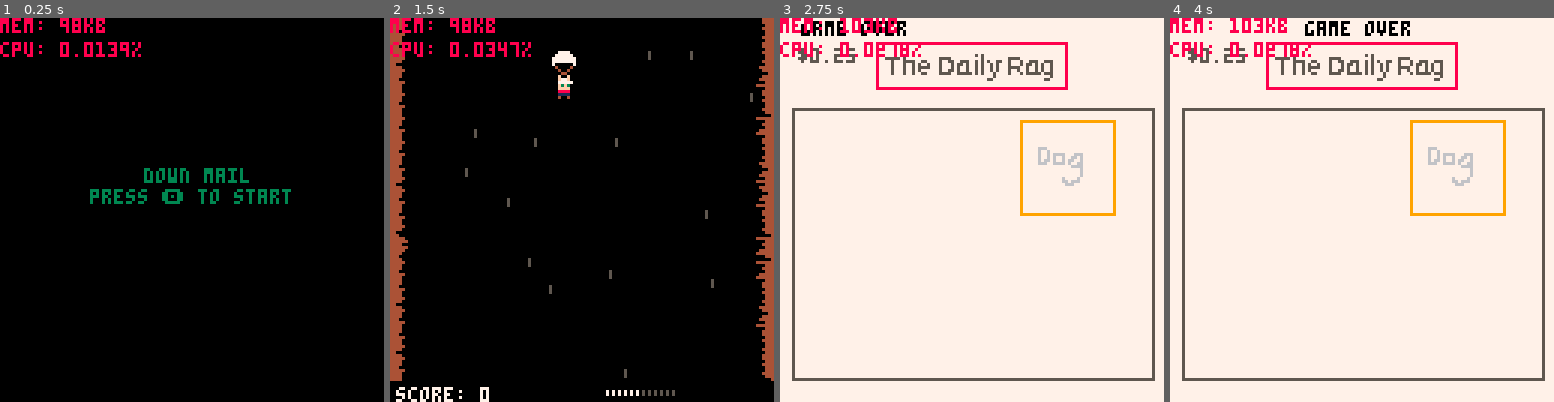
Above: before the commit, frames 1-4 (left to right).
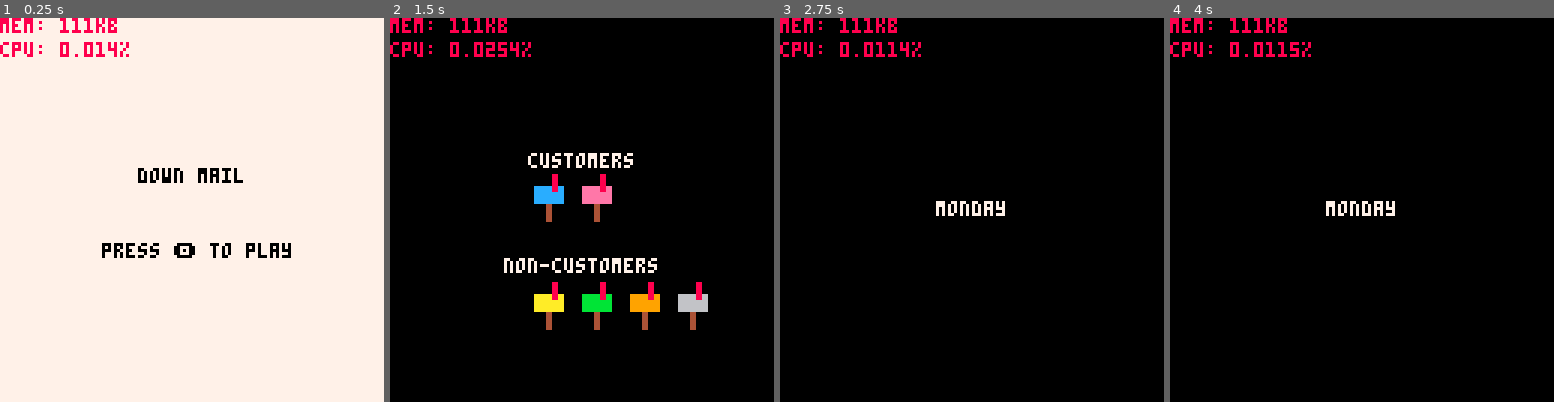
Above: after the commit, the same moments.

Repository: sugarvoid/down-mail
Game: PICO-8 cartridge down_mail.p8
Same seed, same stepped clock (60 frames per second), same inputs: the game is played once before the commit and once after it.
Inputs:
- Up to frame 1 (0.25 s): no input
- Up to frame 2 (1.5 s): tap X (X key) at 0.33, 1.07 s; tap O (Z key) at 0.7 s
- Up to frame 3 (2.75 s): hold Right 1.6-2.1 s; tap O (Z key) at 1.7, 2.1, 2.5 s; tap X (X key) at 1.85 s; hold Up 2.15-2.42 s; hold Right from 2.47 s (still down)
- Up to frame 4 (4 s): tap O (Z key) at 2.9, 3.3, 3.7 s; tap X (X key) at 2.97 s; release Right at 3.03 s; hold Left 3.08-3.58 s; hold Down 3.63-3.97 s

The runs differ from the first frame. In frame 1, 98% of the frame differs, in the area x 0-100%, y 0-100%; in frame 2, 11%; in frame 3, 98%; in frame 4, 98%.

Commit message:
Work on adding intro and day screen

Diff:
--- a/down_mail.p8
+++ b/down_mail.p8
@@ -43,10 +43,10 @@
 00000000000000000000000000000000000000003333333300000000000000000000000000000000000070000000000044400000000000040088990000000000
 00000000000000000000000000000000000000003444444300000000000000000000000000000000000700000004440044444000004444440889990000000000
 00000000000766000066660000667000000000004444444400000000000000000000000000000000006666000044454044444400000004440809900000000000
-00777700000776000067760000677000070000704454444400000000000000000000000004447740056665000044554044440000000044440880900000000000
-00677600000776000077770000677000007777000445540000000000000000000000000004f44440055665000044554044444400000004440800900000000000
-006666000007660000000000006670000700007000054400000000000000000000000000044f4440005666000044444044444000000444440000900000000000
-00000000000000000000000000000000000000000000000000000000000000000000000004444440006666000000000044440000004444440000900000000000
+0077770000077600006776000067700007000070445444440000000000000000000000000fff77f0056665000044554044440000000044440880900000000000
+0067760000077600007777000067700000777700044554000000000000000000000000000f4ffff0055665000044554044444400000004440800900000000000
+0066660000076600000000000066700007000070000544000000000000000000000000000ff4fff0005666000044444044444000000444440000900000000000
+0000000000000000000000000000000000000000000000000000000000000000000000000ffffff0006666000000000044440000004444440000900000000000
 00000000000000000000000000000000000000000000000000000000000000000000000000000000005555000000000044400000000004440000000000000000
 00000000008888000000000000000000000000000000000000000000000000000000000000000000000000000000000000000000000000000000000000000000
 00777400088888800000000066006606060666666066606600000000000000000000000000000000000000000000000000000000000000000000000000000000
--- a/src/main.lua
+++ b/src/main.lua
@@ -1,7 +1,10 @@
+
+
+
 cols={12,14,10,11,9,6} --"b","y","p","g"}
-customers={}
-non_customers={}
-g_state=0
+customers={12,14}
+non_customers={10,11,9,6}
+
 mb_spawn=0
 avil_yx={7,16,25,34,43,52,61,70,79,88,97,106,113}
 next_mb=0
@@ -12,6 +15,19 @@
 ending=0
 end_spr={64,68,72,76,128,132,136,140}
 objects={back={},front={}}
+day=1
+days={"monday","tuesday","wednesday","thursday", "friday", "saturday", "sunday"}
+intro_t=60
+day_t=60
+gamestates = {
+    title = "t",
+    day_intro = "di",
+    day_title = "dt",
+    game = "g",
+    gameover = "go"
+}
+g_state=gamestates.title
+
 
 function update_objects()
     for o in all(objects.front) do
@@ -40,21 +56,34 @@
 end
 
 function _update()
-    if g_state==0 then
-        if btnp(🅾️) then g_state=1 end
-    elseif g_state==1 then
+    if g_state==gamestates.title then
+        if btnp(🅾️) then
+            --g_state=1
+            g_state=gamestates.day_intro
+            end
+        elseif g_state==gamestates.day_intro then
+            update_intro()
+        elseif g_state==gamestates.day_title then
+            update_day()
+    elseif g_state==gamestates.game  then
         update_play()
-    elseif g_state==2 then
+    elseif g_state==gamestates.gameover  then
         update_gameover()
     end
 end
 
 function _draw()
-    if g_state==0 then
+    if g_state==gamestates.title then
         draw_title()
-    elseif g_state==1 then
+        --draw_day()
+        --draw_intro()
+        elseif g_state==gamestates.day_intro then
+            draw_intro()
+        elseif g_state==gamestates.day_title then
+            draw_day()
+    elseif g_state==gamestates.game then
         draw_play()
-    elseif g_state==2 then
+    elseif g_state==gamestates.gameover  then
         draw_gameover()
     end
     print("mem: "..flr(stat(0)).."kb", 0, 0, 8)
@@ -99,6 +128,20 @@
     end
 end
 
+function update_intro()
+    intro_t-=1
+    if intro_t <= 0 then
+        g_state=gamestates.day_title
+    end
+end
+
+function update_day()
+    day_t-=1
+    if day_t <= 0 then
+        g_state=gamestates.game
+    end
+end
+
 function draw_play()
     cls(0)
     for o in all(objects.back) do
@@ -131,9 +174,34 @@
 end
 
 function draw_title()
+    cls(7)
+    print("down mail",hcenter("down mail"),50,0)
+    print("press 🅾️ to play",hcenter("press 🅾️ to play"),75,0)
+end
+
+function draw_intro()
+    cls()
+    print("customers",hcenter("customers"),45,7)
+    print("non-customers",hcenter("non-customers"),80,7)
+    --TODO: figure out how to center sprites
+    for k,v in pairs(customers) do
+        pal(6, v)
+        sspr(32, 8, 8, 8, 30+(16*k), 52, 16, 16)
+        --spr(20, 30+(8*k), 52)
+        pal()
+    end
+
+    for k,v in pairs(non_customers) do
+        pal(6, v)
+        sspr(32, 8, 8, 8, 30+(16*k), 88, 16, 16)
+        --spr(20, 30+(8*k), 88)
+        pal()
+    end
+end
+
+function draw_day()
     cls(0)
-    print("down mail",48,50,3)
-    print("press 🅾️ to start",30,57,3)
+    print(days[day],hcenter(days[day]),vcenter(days[day]),7)
 end
 
 function is_colliding(a,b)
@@ -178,3 +246,18 @@
 function print_debug(str)
     printh("debug: " .. str, 'debug.txt')
 end
+
+function hcenter(s)
+    -- screen center minus the
+    -- string length times the
+    -- pixels in a char's width,
+    -- cut in half
+    return 64-#s*2
+  end
+
+  function vcenter(s)
+    -- screen center minus the
+    -- string height in pixels,
+    -- cut in half
+    return 61
+  end
--- a/src/package.lua
+++ b/src/package.lua
@@ -0,0 +1,51 @@
+packages={}
+
+package={}
+package.__index=package
+
+function package:new()
+    local _r=setmetatable({},package)
+    _r.x=0
+    _r.y=-40
+    _r.img=41
+    _r.speed=rnd({1,2,3})
+    return _r
+end
+
+function package:update()
+    self.y+=self.speed
+    if self.y>=130 then
+        del(objects.front,self)
+    end
+    if is_colliding(p1,self) then
+        del(objects.front,self)
+        p1:update_letters(5)
+    end
+    if self.x<=5 then
+    end
+end
+
+function package:draw()
+    spr(self.img,self.x,self.y)
+end
+
+
+function spawn_package()
+    --get random x
+    -- make sure there isn't already a mailbox with that x
+
+    --spawn package higher than 0,
+    -- show indicator
+    -- hide indicator
+
+    new_package=package:new()
+    new_package.x=rnd(avil_yx)
+    --flr(rnd(108))+10
+
+    add(objects.front,new_package)
+    reset_package_timer()
+end
+
+function reset_package_timer()
+    next_package=70+rnd(10)
+end
--- a/src/player.lua
+++ b/src/player.lua
@@ -1,25 +1,25 @@
 --font_col={12,10}
 
-clothing={}
-clothing.__index=clothing
+clothing = {}
+clothing.__index = clothing
 
 function clothing:new()
-    local _c=setmetatable({},clothing)
-    _c.x=0
-    _c.y=0
-    _c.img=nil
-    _c.fall_speed=3
+    local _c = setmetatable({}, clothing)
+    _c.x = 0
+    _c.y = 0
+    _c.img = nil
+    _c.fall_speed = 3
     return _c
 end
 
 function clothing:draw()
-    spr(self.img,self.x,self.y)
+    spr(self.img, self.x, self.y)
 end
 
 function clothing:update()
-    self.y+=self.fall_speed
-    if self.y>130 then
-        del(letters,self)
+    self.y += self.fall_speed
+    if self.y > 130 then
+        del(letters, self)
     end
 end
 
@@ -45,90 +45,90 @@
 end
 
 function swap(table)
-    if count(table)>=2 then
+    if count(table) >= 2 then
         sfx(9)
-        table[1],table[2]=table[2],table[1]
+        table[1], table[2] = table[2], table[1]
     end
 end
 
 function get_input(p)
     if btn(➡️) then
-        p.x+=1.5
-        p.facing_l=false
+        p.x += 1.5
+        p.facing_l = false
     elseif btn(⬅️) then
-        p.x-=1.5
-        p.facing_l=true
+        p.x -= 1.5
+        p.facing_l = true
     end
 
     if btnp(⬆️) then
-        p.is_chute_open=true
+        p.is_chute_open = true
     elseif btnp(⬇️) then
-        p.is_chute_open=false
+        p.is_chute_open = false
     end
 
     if btnp(🅾️) then
         p:throw()
         --explode(p.x,p.y,3,4,7)
-
-        end
+    end
     if btnp(❎) then
-        p.ring=0
-        p.letters+=1
+        --p.ring = 0
+        --p.letters += 1
+        spawn_package()
         --swap(font_col)
     end
 end
 
-p1={
-    type="player",
-    x=54,
-    y=54,
-    score=0,
+p1 = {
+    type = "player",
+    x = 54,
+    y = 54,
+    score = 0,
     letters = 5,
-    selected_letter=0,
-    is_alive=true,
-    sprite_a=1,
-    sprite_b=2,
-    img=nil,
-    facing_l=false,
-    is_chute_open=true,
-    chute_spr=nil,
-    chute_open_spr=7,
-    life=3,
-    thr_anmi=0,
+    selected_letter = 0,
+    is_alive = true,
+    sprite_a = 1,
+    sprite_b = 2,
+    img = nil,
+    facing_l = false,
+    is_chute_open = true,
+    chute_spr = nil,
+    chute_open_spr = 7,
+    life = 3,
+    thr_anmi = 0,
     --ring=16,
-    draw=function(self)
+    draw = function(self)
         if self.is_alive then
             --if self.ring<=15 then
-                --circ(self.x+4,self.y,self.ring,font_col[1])
+            --circ(self.x+4,self.y,self.ring,font_col[1])
             --end
             --pal(7,font_col[1])
-            spr(self.img,self.x,self.y,1,1,self.facing_l)
-            spr(self.chute_spr,self.x,self.y-8)
+            spr(self.img, self.x, self.y, 1, 1, self.facing_l)
+            spr(self.chute_spr, self.x, self.y - 8)
             --pal()
         else
-            spr(49,self.x,self.y)
-        end
-    end,
-
-    update=function(self)
+            spr(49, self.x, self.y)
+        end
+    end,
+
+    update = function(self)
         get_input(self)
         if self.is_chute_open then
-            self.chute_spr=self.chute_open_spr
+            self.chute_spr = self.chute_open_spr
         else
-            self.chute_spr=24
+            self.chute_spr = 24
         end
 
         if self.is_chute_open then
-            self.y-=1.5
+            self.y -= 1.5
         else
-            self.y+=2.5
-        end
-
-        if self.x<=4 or self.x>=118 then
+            self.y += 2.5
+        end
+
+        if self.x <= 4 or self.x >= 118 then
             sfx(12)
-            self.is_alive=false
-            end_text=endings[2]
-            g_state=2
+            self.is_alive = false
+            end_text = endings[2]
+            g_state = 2
             --self.img = 49
 
             --
@@ -137,26 +137,26 @@
 then go to game over
 ]]
         end
-        if self.y>=130 then
-            self.is_alive=false
-            end_text=endings[1]
-            g_state=2
-        end
-        if self.y<=-10 then
-            self.is_alive=false
-            end_text=endings[3]
-            g_state=2
+        if self.y >= 130 then
+            self.is_alive = false
+            end_text = endings[1]
+            g_state = 2
+        end
+        if self.y <= -10 then
+            self.is_alive = false
+            end_text = endings[3]
+            g_state = 2
         end
 
         if self.is_alive then
-            if self.thr_anmi>0 then
-                self.thr_anmi-=1
+            if self.thr_anmi > 0 then
+                self.thr_anmi -= 1
             end
-            if self.thr_anmi==0 then
+            if self.thr_anmi == 0 then
                 --and self.img==self.sprite_b then
-                self.img=self.sprite_a
+                self.img = self.sprite_a
             else
-                self.img=self.sprite_b
+                self.img = self.sprite_b
             end
             --if self.ring<20 then
             --    self.ring+=2
@@ -164,37 +164,40 @@
         end
     end,
 
-    throw=function(self)
+    throw = function(self)
         if self.letters > 0 then
             --self.img=02
-        self.letters = mid(0,self.letters - 1,max_letter)
-        self.thr_anmi=10
-        if self.facing_l then
-            spawn_letter(-1)
-        else
-            spawn_letter(1)
-        end
-        sfx(6)
-        end
-
-    end,
-    take_damage=function(self)
-        if (self.life==3) then spawn_clothing(17) end
-        if (self.life==2) then spawn_clothing(18) end
-        self.life-=1
-
-        self.chute_open_spr+=1
+            self:update_letters(-1)
+            --self.letters = mid(0,self.letters - 1,max_letter)
+            self.thr_anmi = 10
+            if self.facing_l then
+                spawn_letter(-1)
+            else
+                spawn_letter(1)
+            end
+            sfx(6)
+        end
+    end,
+    take_damage = function(self)
+        if (self.life == 3) then spawn_clothing(17) end
+        if (self.life == 2) then spawn_clothing(18) end
+        self.life -= 1
+
+        self.chute_open_spr += 1
         --self.chute = 39
         sfx(10)
-        self.sprite_a+=2
-        self.sprite_b+=2
+        self.sprite_a += 2
+        self.sprite_b += 2
+    end,
+    update_letters = function(self, amount)
+        self.letters = mid(0, self.letters + amount, max_letter)
     end
 }
 
 function spawn_clothing(sprite)
-    new_cloth=clothing:new()
-    new_cloth.img=sprite
-    new_cloth.x=p1.x
-    new_cloth.y=p1.y
-    add(objects.front,new_cloth)
-end
+    new_cloth = clothing:new()
+    new_cloth.img = sprite
+    new_cloth.x = p1.x
+    new_cloth.y = p1.y
+    add(objects.front, new_cloth)
+end
--- a/src/rock.lua
+++ b/src/rock.lua
@@ -10,8 +10,6 @@
     local _r=setmetatable({},rock)
     _r.x=0
     _r.y=-40
-    _r.col=nil
-    _r.facing_l=nil
     _r.img=rnd({26,27,43})
     _r.speed=rnd({2,3,4})
     _r.danger_time=20
